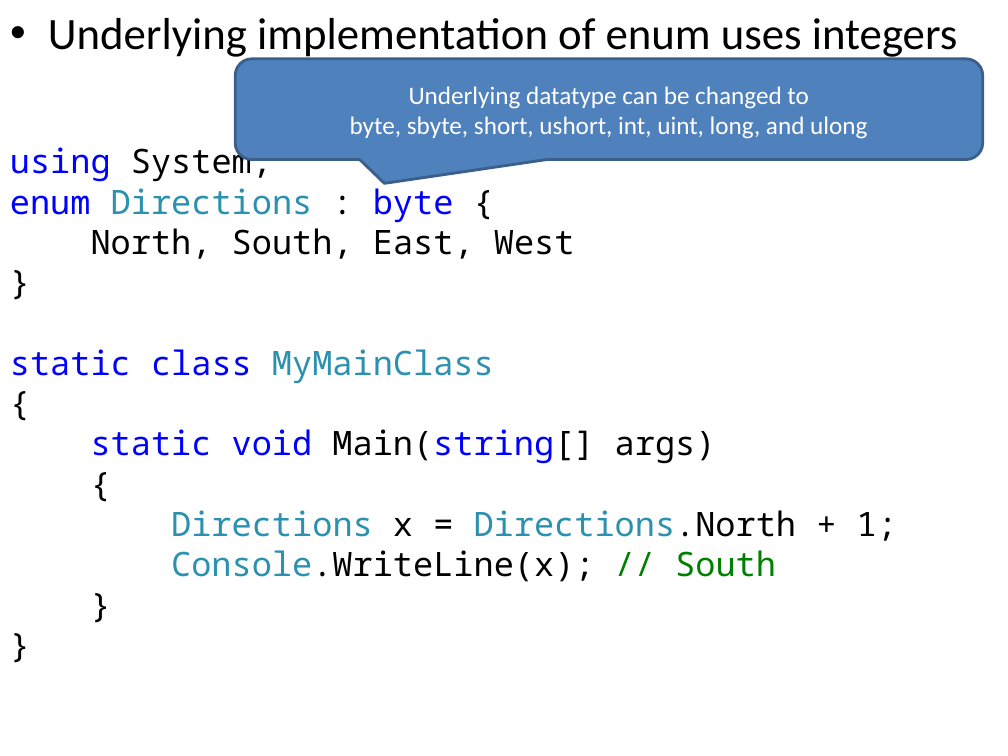
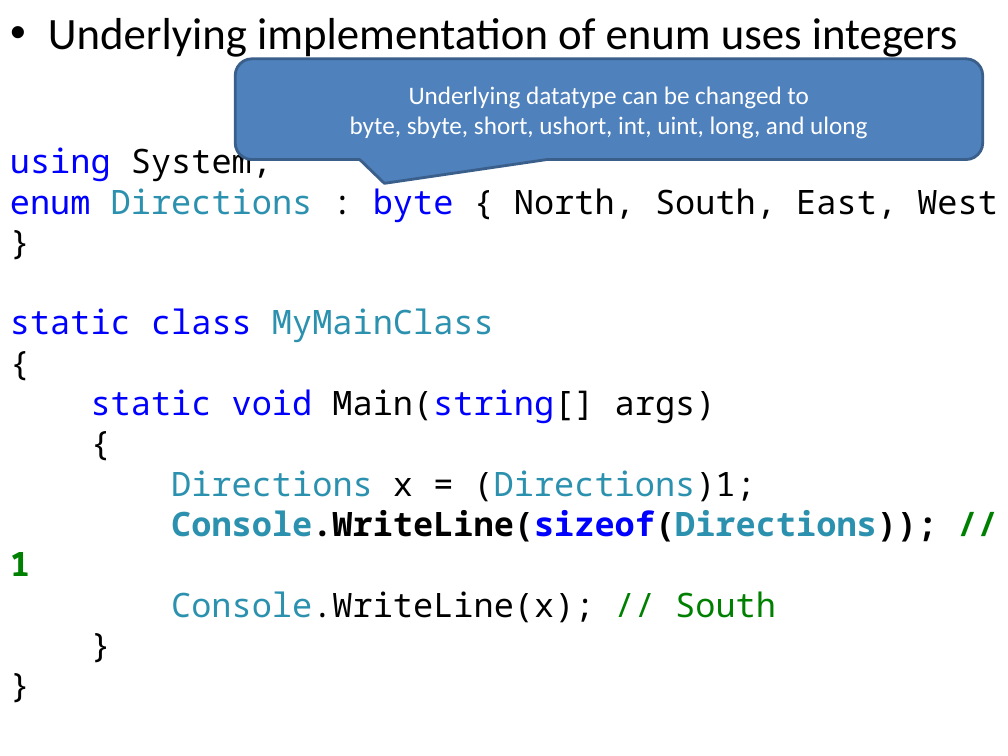
Before and after one commit to iap-csharp/iap-csharp.github.com, a slide deck: slide 18 of IAP-CSharp-Lecture-4.pptx (slide 15 before the commit). Drawn at 1008x756 pixels with LibreOffice and Linux fonts; fonts in the diff are those of the drawing. Boxes give left, top, right and bottom in pixels: in the first picture for what was removed or moved away, otherwise in the second. Text is boxed around its words. In the diff, an @@ line names an element or a change of style, - is before the commit and + after.

Commit message:
updates to lecture 4

```diff
--- a/IAP-CSharp-Lecture-4.pptx
+++ b/IAP-CSharp-Lecture-4.pptx
@@ text at [10, 182, 998, 223]: text changed @@
-enum Directions : byte {
-North, South, East, West
-}
+enum Directions : byte { North, South, East, West }
@@ text at [10, 470, 937, 576]: text changed; bold on @@
-Directions x = Directions.North + 1;
+Directions x = (Directions)1;
+Console.WriteLine(sizeof(Directions)); // 1
```
Also in this commit, not shown: 3 other slides changed, 2 slides added, 1 other file.
